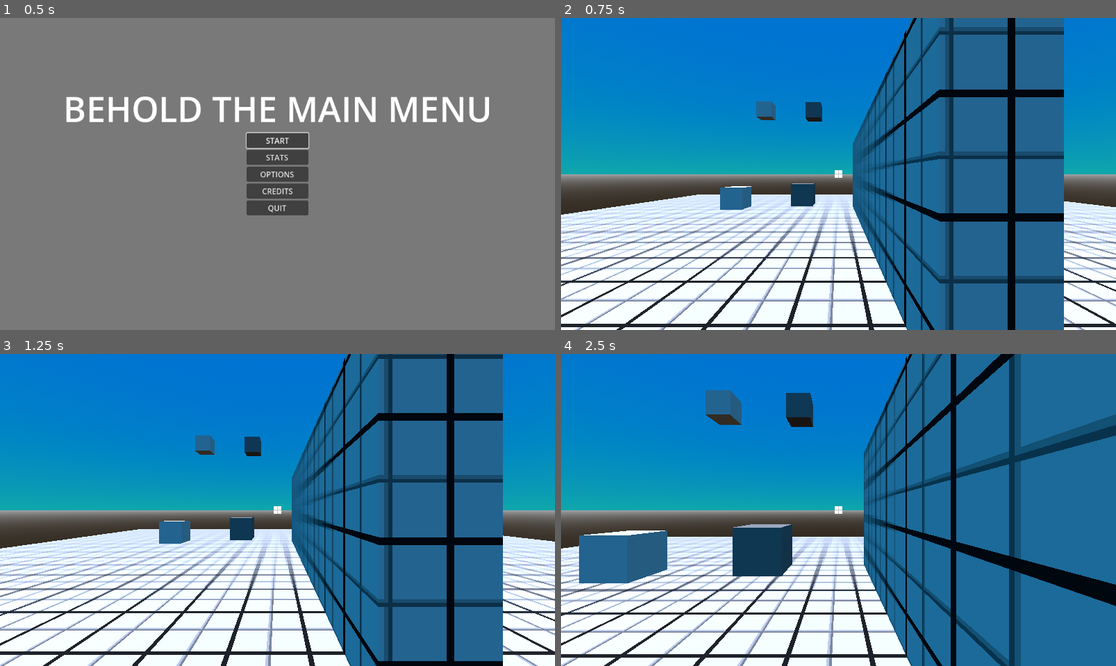
Above: before the commit, frames 1-4 (two rows, left to right).
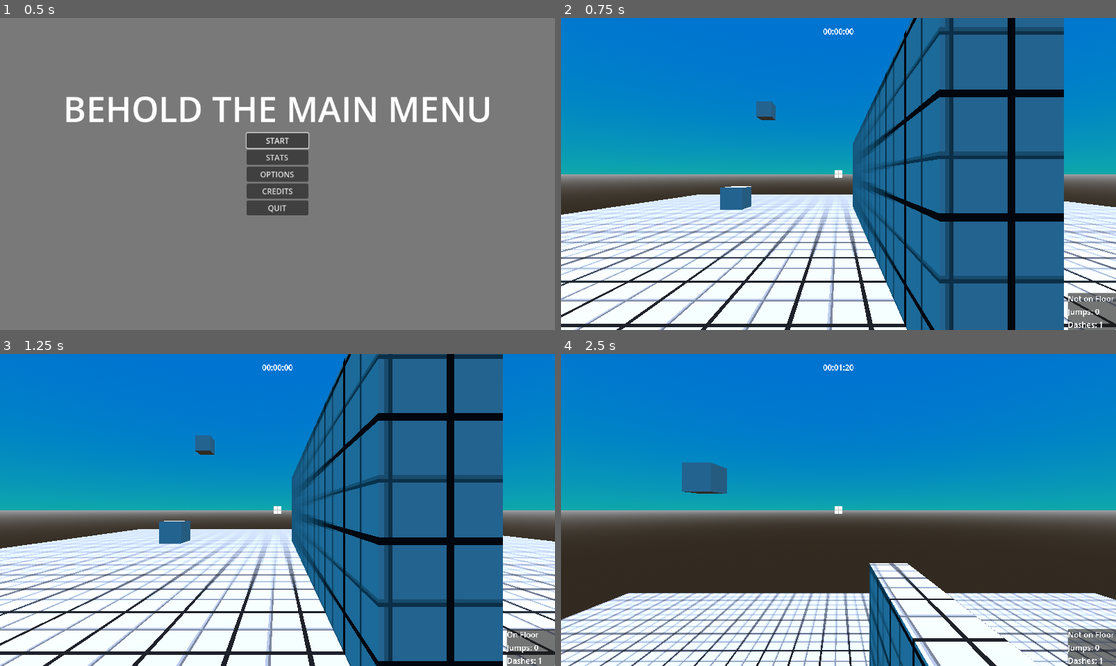
Above: after the commit, the same moments.

Repository: lucasrumney94/GodotGoneWild
Game: Godot game, scene res://Main/main_menu.tscn
The game is run twice, just before and just after one commit, with the same random seed, the same clock (stepped at 60 frames per second) and the same inputs.
Inputs (mouse positions are in pixels of both pictures, inside the frame that each line leads up to):
- Up to frame 1 (0.5 s): no input
- Up to frame 2 (0.75 s): click "START" at 0.5 s
- Up to frame 3 (1.25 s): no input
- Up to frame 4 (2.5 s): tap Enter at 1.25 s; move the mouse to (866, 510) at 1.27 s; hold W (move_forward) from 1.28 s (still down); click (866, 510) at 1.35 s; tap Space (jump) at 1.52, 1.82, 2.27, 2.3 s; right-click (866, 510) at 1.55 s; move the mouse to (810, 510) at 2.02 s; right-click (810, 510) at 2.1 s

Frame 1 is identical in both runs. In frame 2, 1.5% of the frame differs, in the area x 41-100%, y 3-100%; in frame 3, 1.4%; in frame 4, 63%, in the area x 0-100%, y 0-100%.

Commit message:
Tweaks and Timer
Added a time_scale independent timer (doesn't slow down when time slows down). Also made the time_scale lerp time_scale independent, so we can set duration and it won't be impacted by it's own slowing effect. Exposed various variable, as well

Diff:
--- /dev/null
+++ b/godot-wild-tower/Autoload/game_events.gd
@@ -0,0 +1,14 @@
+extends Node
+
+signal level_started
+signal level_finished
+
+
+func emit_level_started():
+	print("LEVEL STARTED")
+	level_started.emit()
+
+
+func emit_level_finished():
+	print("LEVEL FINISHED!")
+	level_finished.emit()
--- /dev/null
+++ b/godot-wild-tower/Autoload/game_events.tscn
@@ -0,0 +1,6 @@
+[gd_scene load_steps=2 format=3 uid="uid://dh52v6asbvs48"]
+
+[ext_resource type="Script" path="res://Autoload/game_events.gd" id="1_ihnhh"]
+
+[node name="GameEvents" type="Node"]
+script = ExtResource("1_ihnhh")
--- a/godot-wild-tower/Main/main_game.tscn
+++ b/godot-wild-tower/Main/main_game.tscn
@@ -4,7 +4,7 @@
 [ext_resource type="PackedScene" uid="uid://vssvdtmx3jx7" path="res://Objects/Player/player.tscn" id="1_27g07"]
 [ext_resource type="Material" uid="uid://5dqiqxr4arwd" path="res://Materials/grid_material.tres" id="1_ywoid"]
 [ext_resource type="PackedScene" uid="uid://do1pmtbmc423e" path="res://UI/pause_menu.tscn" id="2_2vuh2"]
-[ext_resource type="PackedScene" uid="uid://fshkr347rlb0" path="res://Objects/Enemies/BasicEnemy.tscn" id="2_7gwpu"]
+[ext_resource type="PackedScene" uid="uid://y00sgnh5ws4h" path="res://Objects/Environment/finish_area.tscn" id="6_ga075"]
 [ext_resource type="PackedScene" uid="uid://5x1047hex40t" path="res://Objects/Enemies/BasicEnemyOUTLINE_TEST.tscn" id="6_kji67"]
 
 [sub_resource type="ProceduralSkyMaterial" id="ProceduralSkyMaterial_m2u75"]
@@ -46,6 +46,28 @@
 material_override = ExtResource("1_ywoid")
 mesh = SubResource("BoxMesh_hlqw6")
 
+[node name="Floor3" type="StaticBody3D" parent="."]
+transform = Transform3D(1, 0, 0, 0, 1, 0, 0, 0, 1, 26.2435, 20.4398, 0)
+
+[node name="CollisionShape3D" type="CollisionShape3D" parent="Floor3"]
+shape = SubResource("BoxShape3D_ibbg3")
+
+[node name="MeshInstance3D" type="MeshInstance3D" parent="Floor3"]
+transform = Transform3D(28, 0, 0, 0, 1, 0, 0, 0, 28, 0, 0, 0)
+material_override = ExtResource("1_ywoid")
+mesh = SubResource("BoxMesh_hlqw6")
+
+[node name="Floor2" type="StaticBody3D" parent="."]
+transform = Transform3D(1, 0, 0, 0, 1, 0, 0, 0, 1, 0, 37.8598, 18.5612)
+
+[node name="CollisionShape3D" type="CollisionShape3D" parent="Floor2"]
+shape = SubResource("BoxShape3D_ibbg3")
+
+[node name="MeshInstance3D" type="MeshInstance3D" parent="Floor2"]
+transform = Transform3D(28, 0, 0, 0, 1, 0, 0, 0, 28, 0, 0, 0)
+material_override = ExtResource("1_ywoid")
+mesh = SubResource("BoxMesh_hlqw6")
+
 [node name="Wall" type="StaticBody3D" parent="."]
 transform = Transform3D(1, 0, 0, 0, 1, 0, 0, 0, 1, -0.0784936, 1.58037, -2.15353)
 
@@ -57,15 +79,6 @@
 material_override = ExtResource("1_ywoid")
 mesh = SubResource("BoxMesh_hlqw6")
 
-[node name="BasicEnemy" parent="." instance=ExtResource("2_7gwpu")]
-transform = Transform3D(1, 0, 0, 0, 1, 0, 0, 0, 1, -3.05701, 1.3938, -5.21895)
-
-[node name="BasicEnemy2" parent="." instance=ExtResource("2_7gwpu")]
-transform = Transform3D(1, 0, 0, 0, 1, 0, 0, 0, 1, -3.05701, 6.56672, -9.4025)
-
-[node name="BasicEnemy3" parent="." instance=ExtResource("2_7gwpu")]
-transform = Transform3D(1, 0, 0, 0, 1, 0, 0, 0, 1, -7.24052, 15.2237, -3.15378)
-
 [node name="Player" parent="." instance=ExtResource("1_27g07")]
 transform = Transform3D(1, 0, 0, 0, 1, 0, 0, 0, 1, -1.39197, 0.749502, 4.78003)
 
@@ -73,12 +86,13 @@
 transform = Transform3D(1, 0, 0, 0, -0.455545, 0.890213, 0, -0.890213, -0.455545, 0, 0, 0)
 
 [node name="CPUParticles3D" type="CPUParticles3D" parent="."]
-transform = Transform3D(1, 0, 0, 0, 1, 0, 0, 0, 1, 0, 41.756, 0)
+transform = Transform3D(1, 0, 0, 0, 1, 0, 0, 0, 1, 0, 69.3802, 0)
+layers = 4
 amount = 500
-lifetime = 3.0
+lifetime = 5.0
 mesh = SubResource("SphereMesh_aawc2")
 emission_shape = 3
-emission_box_extents = Vector3(14, 1, 14)
+emission_box_extents = Vector3(28, 1, 28)
 
 [node name="BasicEnemy4" parent="." instance=ExtResource("6_kji67")]
 transform = Transform3D(1, 0, 0, 0, 1, 0, 0, 0, 1, -6.29282, 1.22017, -5.2885)
@@ -88,3 +102,17 @@
 
 [node name="BasicEnemy6" parent="." instance=ExtResource("6_kji67")]
 transform = Transform3D(1, 0, 0, 0, 1, 0, 0, 0, 1, -2.53146, 14.6961, -2.94794)
+
+[node name="BasicEnemy7" parent="." instance=ExtResource("6_kji67")]
+transform = Transform3D(1, 0, 0, 0, 1, 0, 0, 0, 1, 9.72352, 18.8811, -2.94794)
+
+[node name="BasicEnemy8" parent="." instance=ExtResource("6_kji67")]
+transform = Transform3D(1, 0, 0, 0, 1, 0, 0, 0, 1, 1.88214, 30.5605, -2.94794)
+
+[node name="BasicEnemy9" parent="." instance=ExtResource("6_kji67")]
+transform = Transform3D(1, 0, 0, 0, 1, 0, 0, 0, 1, -3.69269, 35.0774, -10.7121)
+
+[node name="BasicEnemy10" parent="." instance=ExtResource("6_kji67")]
+transform = Transform3D(1, 0, 0, 0, 1, 0, 0, 0, 1, -3.69269, 45.0464, 4.66635)
+
+[node name="FinishArea" parent="." instance=ExtResource("6_ga075")]
--- /dev/null
+++ b/godot-wild-tower/Objects/Environment/finish_area.gd
@@ -0,0 +1,9 @@
+extends Area3D
+
+
+func _ready():
+	body_entered.connect(on_body_entered)
+
+
+func on_body_entered(body: Node3D):
+	GameEvents.emit_level_finished()
--- /dev/null
+++ b/godot-wild-tower/Objects/Environment/finish_area.tscn
@@ -0,0 +1,27 @@
+[gd_scene load_steps=5 format=3 uid="uid://y00sgnh5ws4h"]
+
+[ext_resource type="Script" path="res://Objects/Environment/finish_area.gd" id="1_ngywd"]
+
+[sub_resource type="BoxShape3D" id="BoxShape3D_xkpb6"]
+size = Vector3(5, 5, 5)
+
+[sub_resource type="BoxMesh" id="BoxMesh_6tfmp"]
+size = Vector3(5, 5, 5)
+
+[sub_resource type="StandardMaterial3D" id="StandardMaterial3D_ho8p0"]
+transparency = 1
+cull_mode = 2
+albedo_color = Color(0.470588, 1, 0.498039, 0.486275)
+
+[node name="FinishArea" type="Area3D"]
+transform = Transform3D(1, 0, 0, 0, 1, 0, 0, 0, 1, 0, 40.6003, 17.2395)
+collision_layer = 0
+collision_mask = 4
+script = ExtResource("1_ngywd")
+
+[node name="CollisionShape3D" type="CollisionShape3D" parent="."]
+shape = SubResource("BoxShape3D_xkpb6")
+
+[node name="MeshInstance3D" type="MeshInstance3D" parent="."]
+mesh = SubResource("BoxMesh_6tfmp")
+surface_material_override/0 = SubResource("StandardMaterial3D_ho8p0")
--- a/godot-wild-tower/Objects/Player/player.gd
+++ b/godot-wild-tower/Objects/Player/player.gd
@@ -7,8 +7,16 @@
 @export var SPEED: float = 5.0
 @export var JUMP_VELOCITY: float = 4.5
 
+@export var air_speed_mult: float = 0.5
+
 @export var dash_distance: float = 5
 @export var enemy_dash_distance: float = 10
+@export var dash_speed: float = 0.2
+
+@export var slow_time_duration: float = 1.0
+
+var short_dash_count: int = 1
+var jump_count: int = 0
 
 var mouse_rotation: Vector3
 
@@ -24,9 +32,12 @@
 var last_velocity: Vector3
 # Get the gravity from the project settings to be synced with RigidBody nodes.
 var gravity = ProjectSettings.get_setting("physics/3d/default_gravity")
+var gravity_mult: float = 1.0
 
 var current_enemy: Object = null
 var enemy_mesh: MeshInstance3D = null
+
+var started: bool = false
 
 
 func _ready():
@@ -54,19 +65,29 @@
 
 	if event.is_action("dash") && !is_dashing:
 		if event.is_pressed():
+			if !started: start()
 			try_dash()
 
 
 func _process(delta):
 	check_eye_ray()
 
+	%DebugJumpsLabel.text = "Jumps: " + str(jump_count)
+	%DebugDashesLabel.text = "Dashes: " + str(short_dash_count)
+
 
 func _physics_process(delta):
+
+
+	var on_floor: bool = is_on_floor()
+
 	if is_dashing:
-		#move_and_slide()
+		if on_floor:%DebugOnFloorLabel.text = "On Floor"
+		else: %DebugOnFloorLabel.text = "Not on Floor"
+		move_and_slide()
 		return
 
-	var on_floor: bool = is_on_floor()
+
 	#if ladder != null:
 		#on_floor = true
 	#CHECK IF SHOULD DO HEAD BOB ON LANDING
@@ -80,20 +101,31 @@
 
 	# Add the gravity.
 	if !on_floor:# && !is_clambering:
-		velocity.y -= gravity * delta
+		speed_mult = air_speed_mult
+		velocity.y -= gravity * delta * gravity_mult
 		last_velocity = velocity
 		if is_jumping && velocity.y < 0:
 			is_jumping = false
 		#if on_steps && velocity.y < -5:
 			#on_steps = false
-	#else:
+		%DebugOnFloorLabel.text = "Not on Floor"
+	else:
+		speed_mult = 1.0
+		short_dash_count = 1
+		jump_count = 0
+		%DebugOnFloorLabel.text = "On Floor"
 		#if crouched_up:
 			#animation_player.play("crouch_reset")
 			#GameEvents.emit_player_crouch(false)
 
 	# Handle jump.
-	if Input.is_action_just_pressed("jump") and on_floor:
-		velocity.y = JUMP_VELOCITY
+	if Input.is_action_just_pressed("jump") and (on_floor || jump_count > 0):
+		if !started: start()
+		if jump_count > 0 && !on_floor:
+			velocity.y = JUMP_VELOCITY * 0.5
+			jump_count -= 1
+			#print("DOING AIR JUMP")
+		else: velocity.y = JUMP_VELOCITY
 		is_jumping = true
 		on_floor = false
 
@@ -113,6 +145,9 @@
 
 
 	var input_dir = Input.get_vector("move_left", "move_right", "move_forward", "move_back")
+	if !started:
+		if input_dir.length_squared() > 0:
+			start()
 	#if input_dir.y > 0:
 		#is_sprinting = false
 	#else:
@@ -168,6 +203,11 @@
 	move_and_slide()
 
 	#last_velocity = velocity
+
+
+func start():
+	started = true
+	GameEvents.emit_level_started()
 
 
 func update_camera(delta: float, rotation_input: float, tilt_input: float):
@@ -232,7 +272,7 @@
 
 
 func try_dash():
-	#TODO if %RayCastEyes is hitting an enemy
+	#TO/DO if %RayCastEyes is hitting an enemy
 	#	and enemy can be dashed
 	#		dash that enemy
 	#else do some piddly little half dash
@@ -254,11 +294,19 @@
 	dash_tween = create_tween()
 	dash_tween.set_process_mode(Tween.TWEEN_PROCESS_PHYSICS)
 	dash_tween.chain()
-	dash_tween.tween_property(self, "global_position", enemy.position, 0.3)
-	dash_tween.tween_callback(dash_end.bind(true))
+	dash_tween.tween_property(self, "global_position", enemy.position, dash_speed)
+	dash_tween.tween_callback(dash_end.bind(Vector3.ZERO, true))
+
+	jump_count = 1
+	short_dash_count = 1
 
 
 func dash_forward():
+	if short_dash_count <= 0:
+		return
+	short_dash_count -= 1
+	jump_count = 0
+
 	is_dashing = true
 
 	var target_vec: Vector3 = -%RayCastEyes.global_basis.z * dash_distance
@@ -275,15 +323,19 @@
 	dash_tween = create_tween()
 	dash_tween.set_process_mode(Tween.TWEEN_PROCESS_PHYSICS)
 	dash_tween.chain()
-	dash_tween.tween_property(self, "global_position", global_position + target_vec, 0.3)
-	dash_tween.tween_callback(dash_end)
-
-
-func dash_end(do_temporal_shift: bool = false):
+	dash_tween.tween_property(self, "global_position", global_position + target_vec, dash_speed)
+	dash_tween.tween_callback(dash_end.bind(-%RayCastEyes.global_basis.z * SPEED * 0.5))
+
+
+func dash_end(final_velocity: Vector3, do_temporal_shift: bool = false):
 	is_dashing = false
 	%BodyShapeCast.target_position = Vector3.ZERO
+
+	velocity = final_velocity
+	last_velocity = final_velocity
 	#TO/DO possibly start a brief temporal slowdown
 	if do_temporal_shift:
+
 		temporal_shift()
 
 
@@ -292,13 +344,27 @@
 		time_tween.kill()
 	Engine.time_scale = 0.1
 	time_tween = create_tween()
-	time_tween.tween_property(Engine, "time_scale", 1.0, 1.0).set_ease(Tween.EASE_IN)
+	time_tween.tween_method(set_time_scale, 0.1, 1.0, slow_time_duration).set_ease(Tween.EASE_IN)
+	#time_tween.tween_property(Engine, "time_scale", 1.0, 1.0).set_ease(Tween.EASE_IN)
+
+	gravity_mult = 0.1
+	time_tween.tween_property(self, "gravity_mult", 1.0, slow_time_duration).set_ease(Tween.EASE_IN)
+
+
+func set_time_scale(time_scale: float):
+	Engine.time_scale = time_scale
+	readjust_tween_time_scale(time_scale)
+
+
+func readjust_tween_time_scale(time_scale: float):
+	time_tween.set_speed_scale(1.0 / time_scale)
 
 
 func kill_time_tween():
 	if time_tween != null:
 		time_tween.kill()
 	Engine.time_scale = 1.0
+	gravity_mult = 1.0
 
 
 func check_eye_ray():
--- a/godot-wild-tower/Objects/Player/player.tscn
+++ b/godot-wild-tower/Objects/Player/player.tscn
@@ -1,7 +1,8 @@
-[gd_scene load_steps=7 format=3 uid="uid://vssvdtmx3jx7"]
+[gd_scene load_steps=8 format=3 uid="uid://vssvdtmx3jx7"]
 
 [ext_resource type="Script" path="res://Objects/Player/player.gd" id="1_l1h35"]
 [ext_resource type="Texture2D" uid="uid://dt1l7laaw1wqw" path="res://TestingGrid.png" id="2_0lo3m"]
+[ext_resource type="Script" path="res://Objects/Player/timer_hud.gd" id="3_n01tu"]
 
 [sub_resource type="CapsuleShape3D" id="CapsuleShape3D_574yh"]
 
@@ -15,7 +16,10 @@
 
 [node name="Player" type="CharacterBody3D"]
 collision_layer = 4
+platform_floor_layers = 4294967289
 script = ExtResource("1_l1h35")
+SPEED = 10.0
+JUMP_VELOCITY = 8.0
 
 [node name="PlayerHUD" type="Control" parent="."]
 layout_mode = 3
@@ -44,6 +48,51 @@
 texture = ExtResource("2_0lo3m")
 expand_mode = 1
 
+[node name="DebugHUD" type="CanvasLayer" parent="PlayerHUD"]
+
+[node name="PanelContainer" type="PanelContainer" parent="PlayerHUD/DebugHUD"]
+custom_minimum_size = Vector2(100, 0)
+anchors_preset = 3
+anchor_left = 1.0
+anchor_top = 1.0
+anchor_right = 1.0
+anchor_bottom = 1.0
+grow_horizontal = 0
+grow_vertical = 0
+
+[node name="VBoxContainer" type="VBoxContainer" parent="PlayerHUD/DebugHUD/PanelContainer"]
+layout_mode = 2
+
+[node name="DebugOnFloorLabel" type="Label" parent="PlayerHUD/DebugHUD/PanelContainer/VBoxContainer"]
+unique_name_in_owner = true
+layout_mode = 2
+text = "Not On Floor"
+
+[node name="DebugJumpsLabel" type="Label" parent="PlayerHUD/DebugHUD/PanelContainer/VBoxContainer"]
+unique_name_in_owner = true
+layout_mode = 2
+text = "Jumps: 0"
+
+[node name="DebugDashesLabel" type="Label" parent="PlayerHUD/DebugHUD/PanelContainer/VBoxContainer"]
+unique_name_in_owner = true
+layout_mode = 2
+text = "Dashes: 0"
+
+[node name="TimerHUD" type="CanvasLayer" parent="PlayerHUD"]
+script = ExtResource("3_n01tu")
+
+[node name="TimerLabel" type="Label" parent="PlayerHUD/TimerHUD"]
+custom_minimum_size = Vector2(64, 0)
+anchors_preset = 5
+anchor_left = 0.5
+anchor_right = 0.5
+offset_left = -20.0
+offset_top = 16.4
+offset_right = 20.0
+offset_bottom = 39.4
+grow_horizontal = 2
+text = "00:00:00"
+
 [node name="CollisionShape3D" type="CollisionShape3D" parent="."]
 transform = Transform3D(1, 0, 0, 0, 1, 0, 0, 0, 1, 0, 1, 0)
 shape = SubResource("CapsuleShape3D_574yh")
@@ -66,6 +115,7 @@
 unique_name_in_owner = true
 target_position = Vector3(0, 0, -30)
 collision_mask = 3
+hit_back_faces = false
 
 [node name="MeshInstance3D" type="MeshInstance3D" parent="."]
 transform = Transform3D(1, 0, 0, 0, 1, 0, 0, 0, 1, 0, 1, 0)
--- /dev/null
+++ b/godot-wild-tower/Objects/Player/timer_hud.gd
@@ -0,0 +1,36 @@
+extends CanvasLayer
+
+@onready var timer_label: Label = $TimerLabel
+
+var accrue_time: bool = false
+var elapsed_time: float = 0
+
+func _ready():
+	Callable(init).call_deferred()
+
+
+func init():
+	GameEvents.level_started.connect(on_level_started)
+	GameEvents.level_finished.connect(on_level_finished)
+
+
+func _process(delta):
+	if !accrue_time: return
+
+	elapsed_time += delta / Engine.time_scale
+	timer_label.text = format_time(elapsed_time)
+
+
+func format_time(seconds: float) -> String:
+	var minutes = floor(seconds / 60.0)
+	var remaining_seconds = floor(seconds - (minutes * 60))
+	var centiseconds = (seconds - (minutes * 60) - remaining_seconds) * 100
+	return ("%02d" % minutes) + ":" + ("%02d" % remaining_seconds) + ":" + ("%02d" % centiseconds)
+
+
+func on_level_started():
+	accrue_time = true
+
+
+func on_level_finished():
+	accrue_time = false
--- a/godot-wild-tower/UI/pause_menu.gd
+++ b/godot-wild-tower/UI/pause_menu.gd
@@ -30,9 +30,9 @@
 
 func on_restart_pressed():
 	#TODO TWO WAYS TO GO ABOUT THIS
-	#1. RELOAD THE WHOLE SCENE
+	get_tree().paused = false
+	get_tree().change_scene_to_file(get_tree().current_scene.scene_file_path)
 	#2. RESET ALL OBJECTS TO STARTING POSITION
-	pass
 
 
 func on_options_pressed():
--- a/godot-wild-tower/project.godot
+++ b/godot-wild-tower/project.godot
@@ -14,6 +14,10 @@
 run/main_scene="res://Main/main_menu.tscn"
 config/features=PackedStringArray("4.3", "Forward Plus")
 config/icon="res://icon.svg"
+
+[autoload]
+
+GameEvents="*res://Autoload/game_events.tscn"
 
 [dotnet]
 
@@ -80,7 +84,7 @@
 }
 dash={
 "deadzone": 0.5,
-"events": [Object(InputEventMouseButton,"resource_local_to_s …(202 unchanged characters)… ctor2(0, 0),"factor":1.0,"button_index":2,"canceled":false,"pressed":false,"double_click":false,"script":null)
+"events": [Object(InputEventMouseButton,"resource_local_to_s …(202 unchanged characters)… ctor2(0, 0),"factor":1.0,"button_index":1,"canceled":false,"pressed":false,"double_click":false,"script":null)
 ]
 }
 
